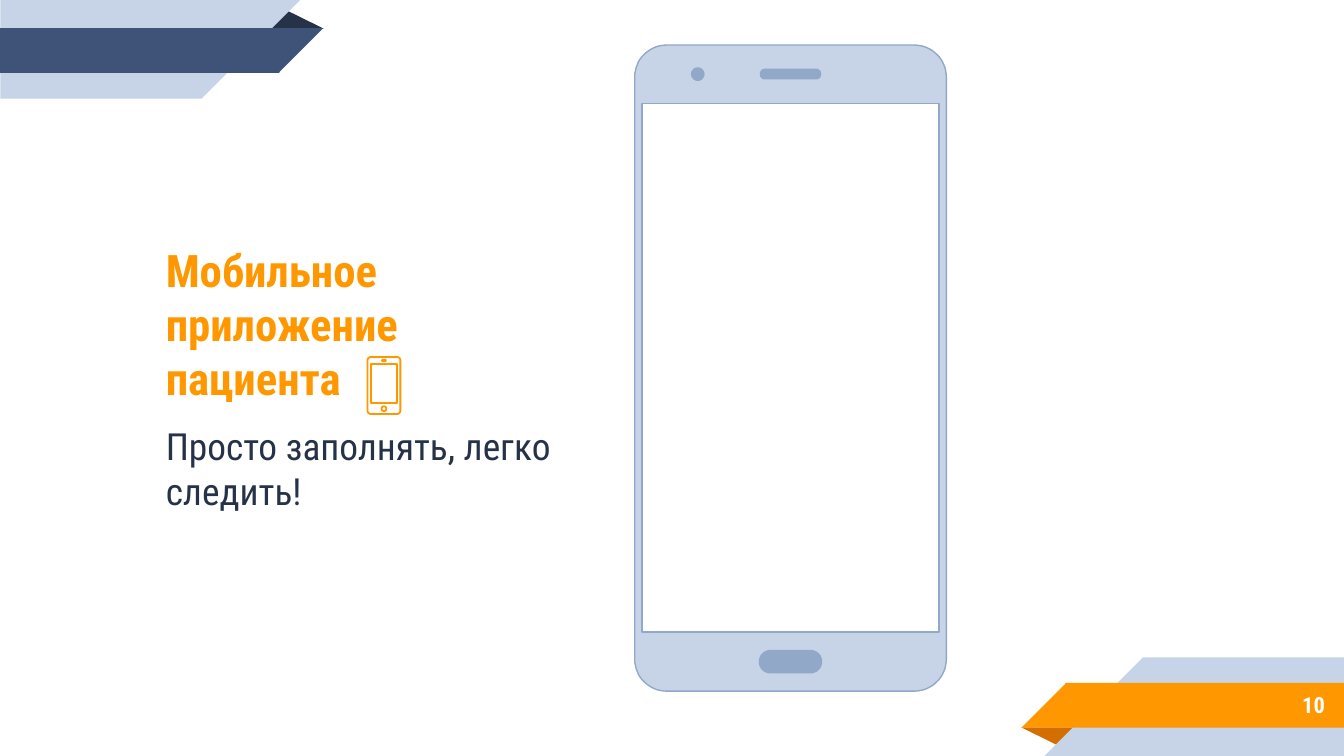
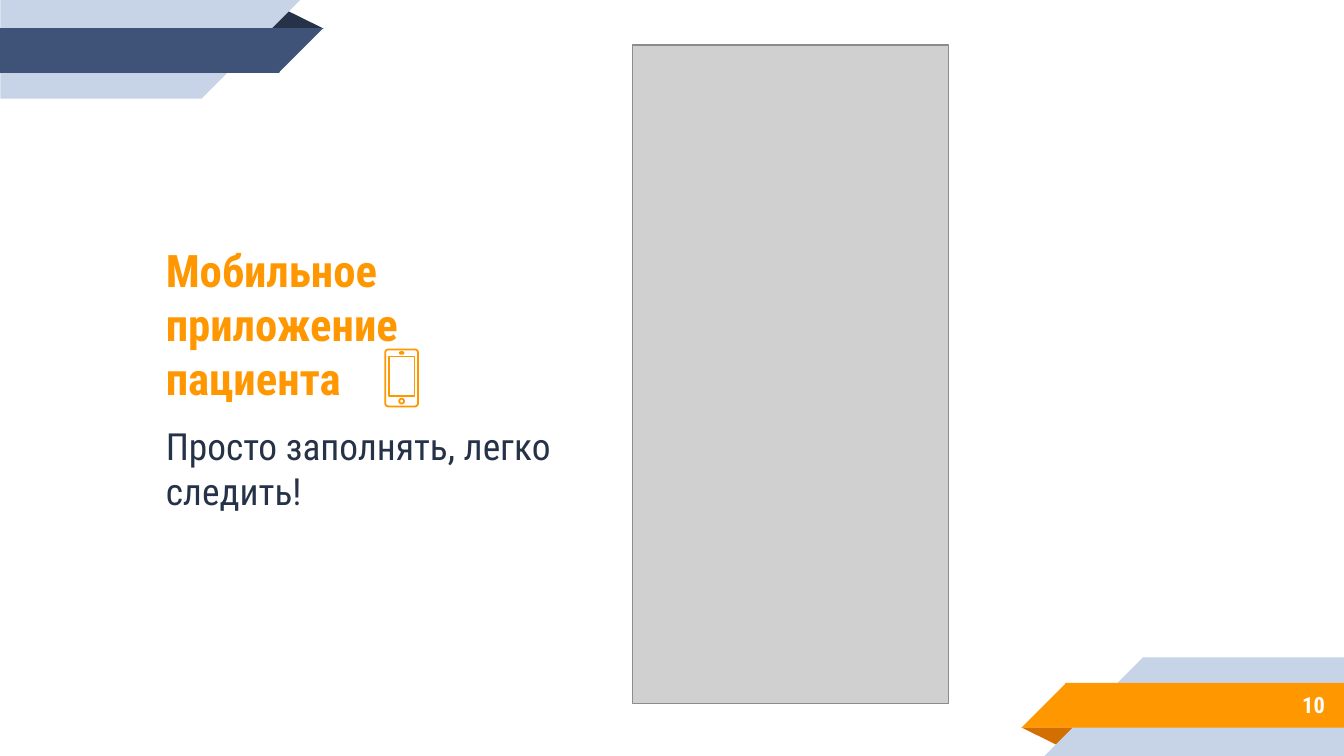
Before and after one commit to KochankovID/hacatone_miac, a slide deck: slide 10 of visual/Danko.pptx. Drawn at 1344x756 pixels with LibreOffice and Linux fonts; fonts in the diff are those of the drawing; grey boxes stand for pictures. Boxes give left, top, right and bottom in pixels: in the first picture for what was removed or moved away, otherwise in the second. Text is boxed around its words. In the diff, an @@ line names an element or a change of style, - is before the commit and + after.

```diff
--- a/visual/Danko.pptx
+++ b/visual/Danko.pptx
@@ picture added at (633,46,949,704) @@
@@ freeform shape removed at (692,69,704,81) @@
@@ freeform shape removed at (761,70,821,79) @@
@@ freeform shape: place and size @@
-freeform shape at (367,358,401,414)
+freeform shape at (386,349,419,406)
@@ freeform shape removed at (759,650,821,673) @@
```
Also in this commit, not shown: 11 other slides changed, 1 slide added, 3 slides removed, 1 other file.
